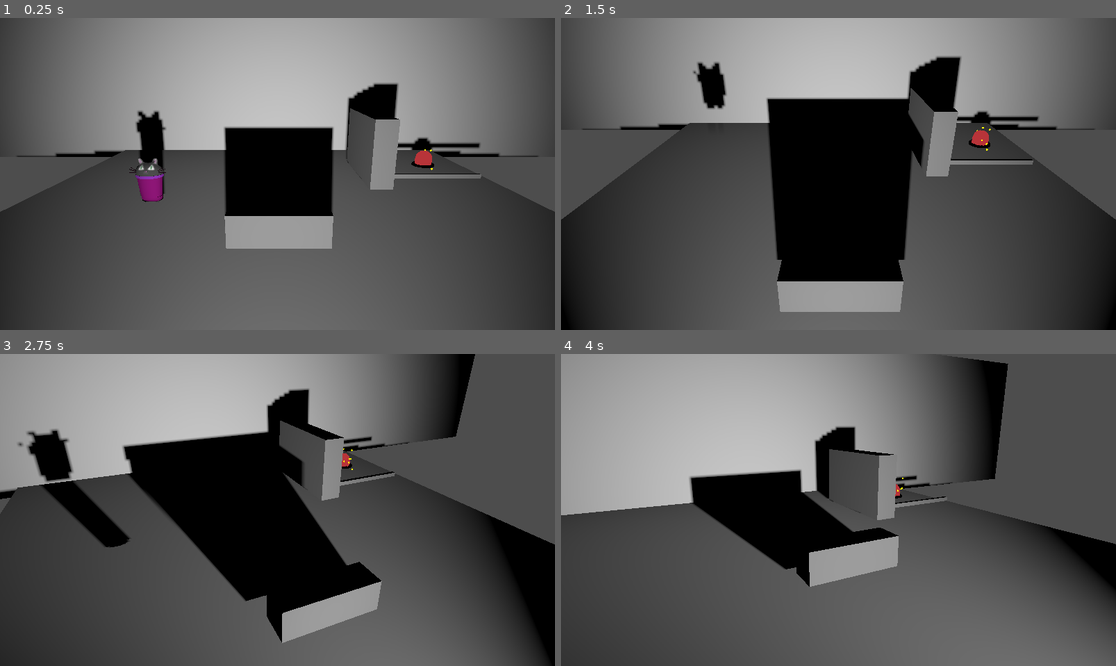
Above: before the commit, frames 1-4 (two rows, left to right).
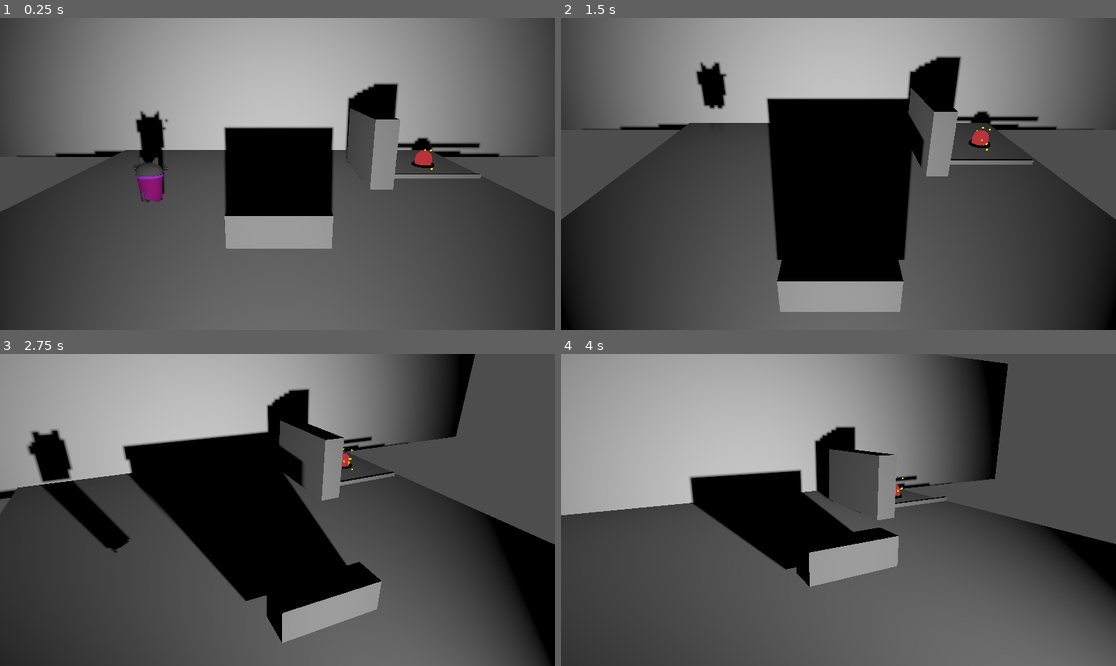
Above: after the commit, the same moments.

Repository: connorheyz/shadow-play
Game: Godot game, scene res://connors_test_scene.tscn
Two runs of this game, one before a commit and one after it. Both use one fixed random seed, a clock stepped at 60 frames per second and the inputs below. This scene is started directly instead of the project's main scene.
Inputs:
- Up to frame 1 (0.25 s): no input
- Up to frame 2 (1.5 s): hold Shift (manipulate_camera) 0.53-1.28 s; hold W (move_up) from 0.53 s (still down); tap Space (jump) at 0.77 s; tap E (switch_mode) at 1.35 s
- Up to frame 3 (2.75 s): tap Space (jump) at 1.52 s; tap Shift (manipulate_camera) at 1.55 s; release W (move_up) at 2.03 s; hold A (move_left) from 2.03 s (still down); hold Shift (manipulate_camera) from 2.03 s (still down)
- Up to frame 4 (4 s): release Shift (manipulate_camera) at 2.78 s; tap E (switch_mode) at 2.85 s; tap Space (jump) at 3.02, 3.77 s; tap Shift (manipulate_camera) at 3.05 s; release A (move_left) at 3.53 s; hold S (move_down) from 3.53 s (still down); hold Shift (manipulate_camera) from 3.53 s (still down)

The runs differ from the first frame. In frame 1, 0.2% of the frame differs, in the area x 23-31%, y 29-60%; in frame 2, less than 0.1%; in frame 3, 0.1%; in frame 4, nothing differs.

Commit message:
fix movement

Diff:
--- a/connors_test_scene.tscn
+++ b/connors_test_scene.tscn
@@ -93,7 +93,7 @@
 back_wall = NodePath("../Stage/BackWall")
 
 [node name="Player3D" parent="Player" index="0"]
-transform = Transform3D(1, 0, 0, 0, 1, 0, 0, 0, 1, -4.86144, 2.04135, 0)
+transform = Transform3D(-1, 0, -8.74228e-08, 0, 1, 0, 8.74228e-08, 0, -1, -4.86144, 2.04135, 0)
 
 [node name="CollisionShape3D" parent="Player/Player3D" index="0"]
 transform = Transform3D(1, 0, 0, 0, 1, 0, 0, 0, 1, 0, -0.421967, -0.0631714)
--- a/player_3d.gd
+++ b/player_3d.gd
@@ -7,6 +7,13 @@
 var enabled = true
 
 var gravity = ProjectSettings.get_setting("physics/3d/default_gravity")
+
+func set_orientation(direction: Vector3):
+	rotation = Vector3.ZERO
+	if (abs(direction.x) > 0):
+		rotation.y = deg_to_rad(90 * ((direction.x)/(abs(direction.x))))
+	if (abs(direction.z) > 0):
+		rotation.y = deg_to_rad((90 * -(direction.z)/(abs(direction.z))) + 90)
 
 func _physics_process(delta):
 	if not enabled:
@@ -25,6 +32,7 @@
 		if direction:
 			velocity.x = direction.x * SPEED
 			velocity.z = direction.z * SPEED
+			set_orientation(direction)
 		else:
 			velocity.x = move_toward(velocity.x, 0, SPEED)
 			velocity.z = move_toward(velocity.z, 0, SPEED)
